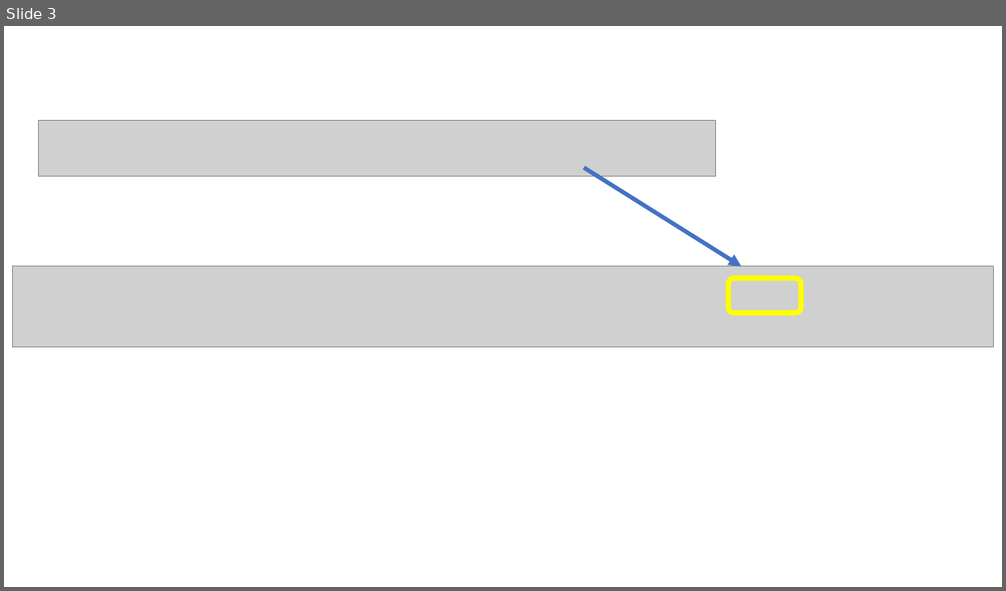
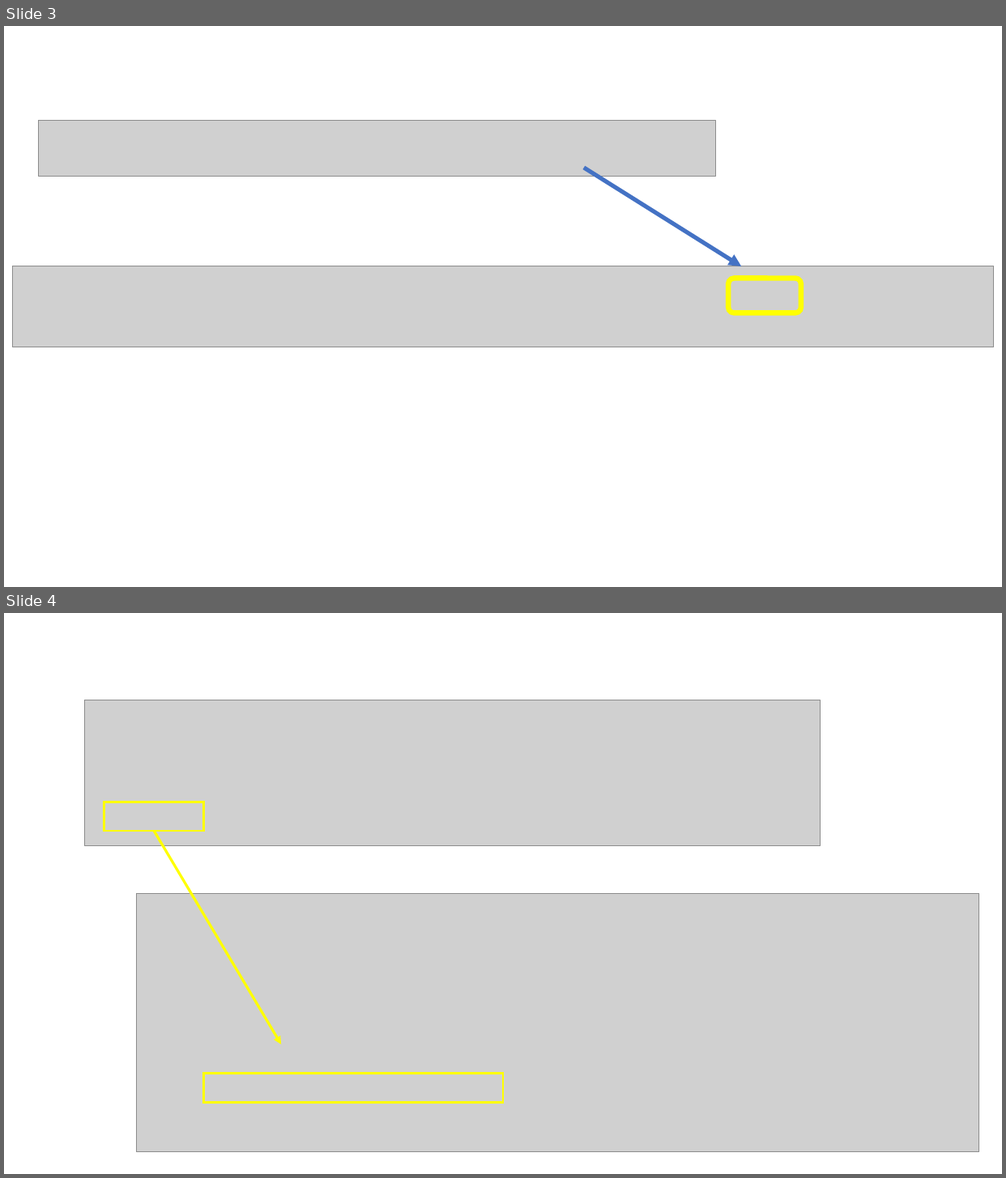
Before and after one commit to sdg002/AnyDotnetStuff, a slide deck: ci-cd-stages-demo/docs/cicd.pptx. Shown one above the other, each under a label of ours: slide 3 before the commit, slides 3 and 4 after it. The pictures are 1006x591 and 1006x1178 pixels, drawn with LibreOffice and Linux fonts; fonts in the diff are those of the drawing; grey boxes stand for pictures. Boxes give left, top, right and bottom in pixels: in the first picture for what was removed or moved away, otherwise in the second. Text is boxed around its words. In the diff, an @@ line names an element or a change of style, - is before the commit and + after.

```diff
--- a/ci-cd-stages-demo/docs/cicd.pptx
+++ b/ci-cd-stages-demo/docs/cicd.pptx
@@ slide 4 added at [4,613,1002,1174], background #FFFFFF @@
@@ picture added at [84,700,820,845] @@
@@ rectangle added at [104,802,204,831], outline #FFFF00 2 pt @@
@@ arrow added from (154, 831) to (281, 1045), #FFFF00 2.5 pt @@
@@ picture added at [137,894,978,1152] @@
@@ rectangle added at [204,1073,503,1102], outline #FFFF00 2 pt @@
```
Also in this commit, not shown: 15 other files.
